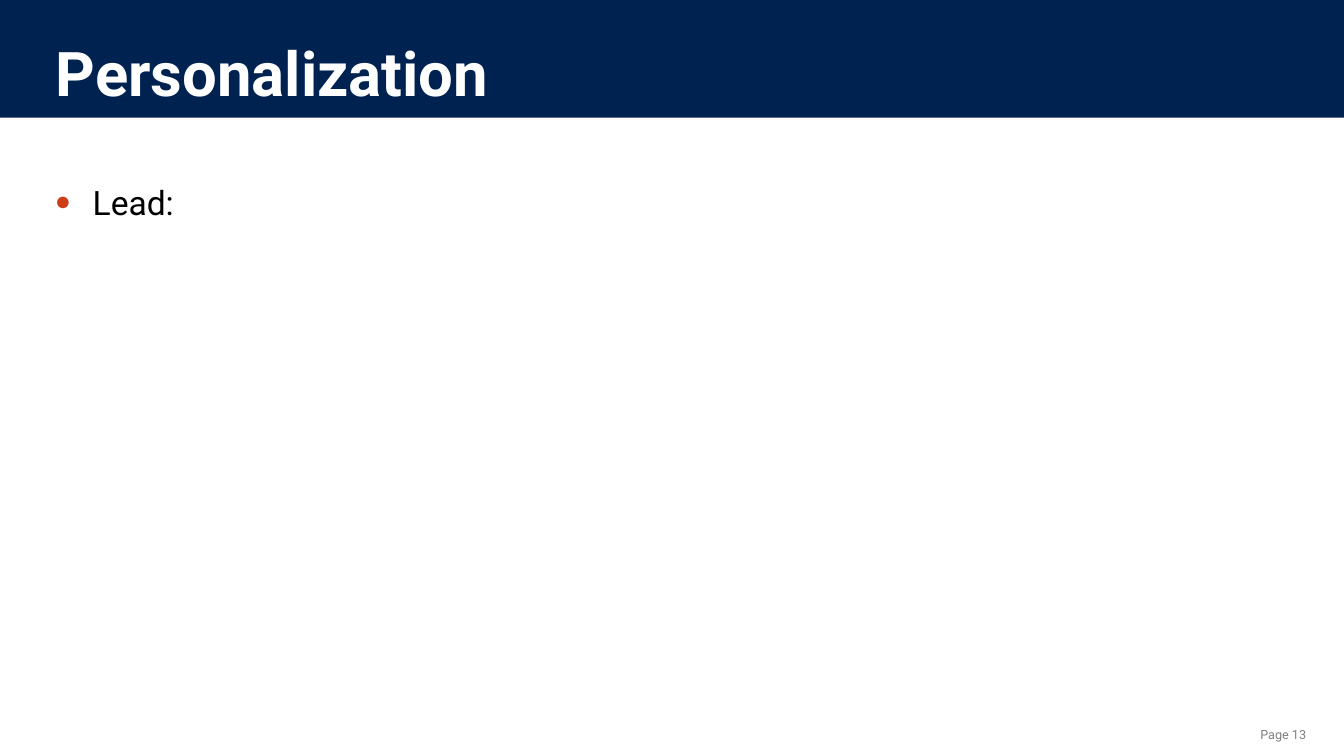
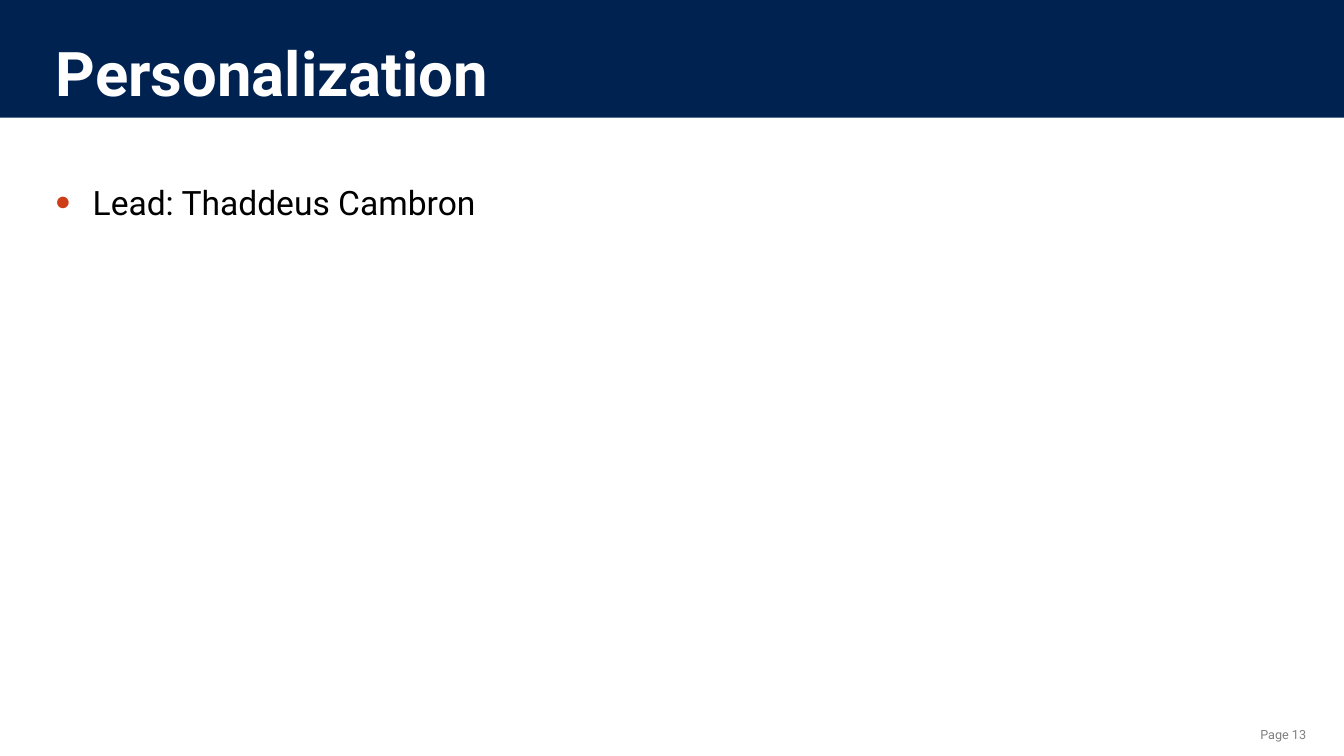
Before and after one commit to benetech/DIAGRAM-Code-Sprint-2018, a slide deck: slide 13 of CodeSprint Projects.pptx. Drawn at 1344x756 pixels with LibreOffice and Linux fonts; fonts in the diff are those of the drawing; background and template pictures are left out. Boxes give left, top, right and bottom in pixels: in the first picture for what was removed or moved away, otherwise in the second. Text is boxed around its words. In the diff, an @@ line names an element or a change of style, - is before the commit and + after.

```diff
--- a/CodeSprint Projects.pptx
+++ b/CodeSprint Projects.pptx
@@ text at [93,189,475,216]: text changed @@
-● Lead:
+● Lead: Thaddeus Cambron
```
Also in this commit, not shown: 10 other slides changed.
